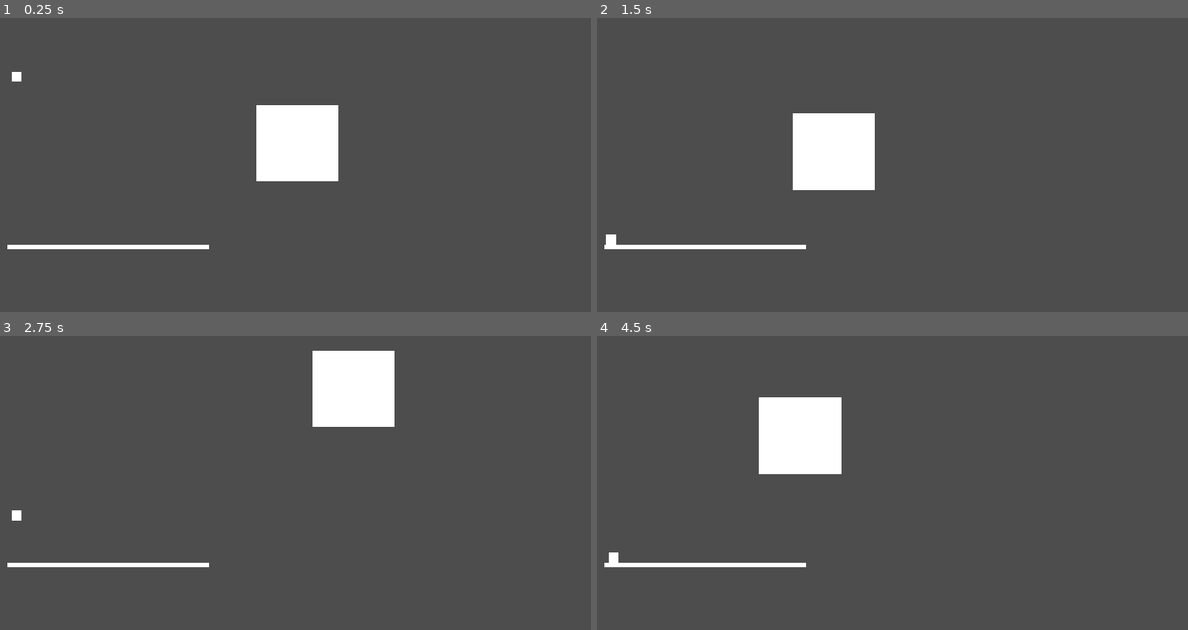
Above: before the commit, frames 1-4 (two rows, left to right).
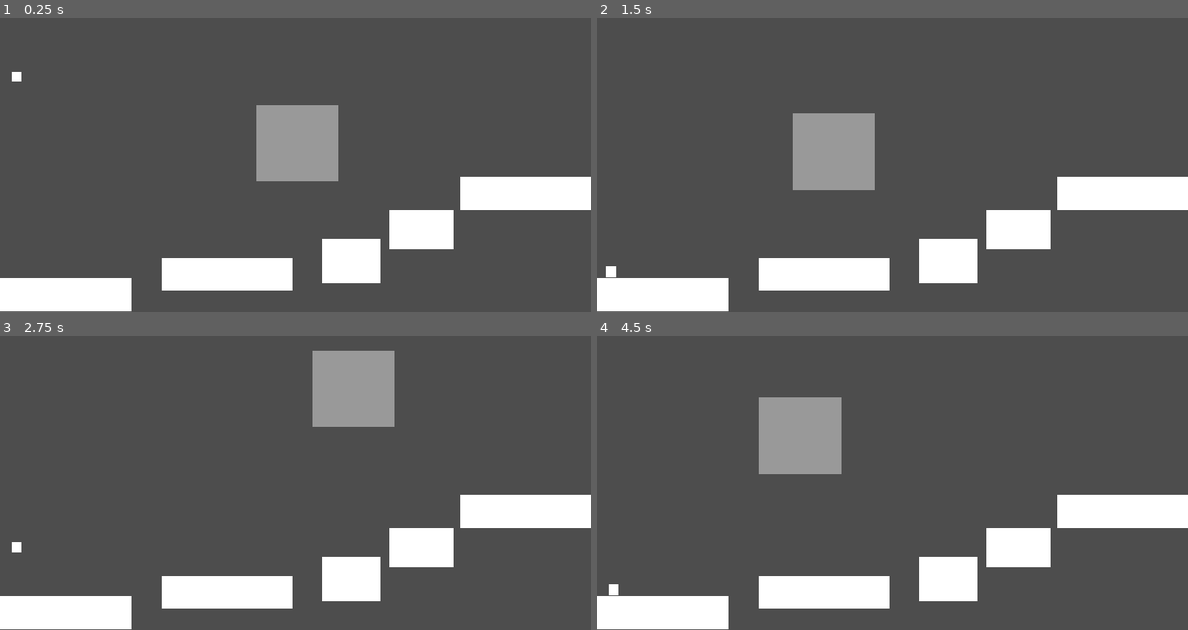
Above: after the commit, the same moments.

Repository: arrowira/dtj36
Game: Godot game, scene res://main.tscn
Same seed, same stepped clock (60 frames per second), same inputs: the game is played once before the commit and once after it.
Inputs (mouse positions are in pixels of both pictures, inside the frame that each line leads up to):
- Up to frame 1 (0.25 s): no input
- Up to frame 2 (1.5 s): move the mouse to (1022, 129) at 0.52 s; hold Up (up) from 0.53 s (still down); move the mouse to (774, 162) at 1.27 s; tap A (lt) at 1.35 s
- Up to frame 3 (2.75 s): move the mouse to (354, 391) at 2.02 s; release Up (up) at 2.03 s; tap D (rt) at 2.1 s; tap Up (up) at 2.3 s
- Up to frame 4 (4.5 s): move the mouse to (862, 530) at 2.77 s; hold Up (up) 2.78-4.28 s; move the mouse to (1069, 512) at 3.52 s; tap A (lt) at 3.6 s; move the mouse to (715, 415) at 4.27 s; tap D (rt) at 4.35 s

The runs differ from the first frame. In frame 1, 15% of the frame differs, in the area x 0-100%, y 29-100%; in frame 2, 15%; in frame 3, 15%; in frame 4, 15%, in the area x 0-100%, y 20-100%.

Commit message:
split platform and level-objs into subscenes

Diff:
--- /dev/null
+++ b/dtj-36-proj/level1.tscn
@@ -0,0 +1,22 @@
+[gd_scene load_steps=2 format=3 uid="uid://cwkw5g3he2aqk"]
+
+[ext_resource type="PackedScene" uid="uid://cxy4eho7vpplf" path="res://platform.tscn" id="1_jwv3a"]
+
+[node name="Node2D" type="Node2D"]
+
+[node name="platform" parent="." instance=ExtResource("1_jwv3a")]
+position = Vector2(1, 581)
+
+[node name="platform2" parent="." instance=ExtResource("1_jwv3a")]
+position = Vector2(314, 542)
+
+[node name="platform3" parent="." instance=ExtResource("1_jwv3a")]
+position = Vector2(627, 506)
+scale = Vector2(0.452, 1.344)
+
+[node name="platform5" parent="." instance=ExtResource("1_jwv3a")]
+position = Vector2(759, 450)
+scale = Vector2(0.48934978, 1.1956714)
+
+[node name="platform4" parent="." instance=ExtResource("1_jwv3a")]
+position = Vector2(898, 386)
--- a/dtj-36-proj/main.tscn
+++ b/dtj-36-proj/main.tscn
@@ -1,29 +1,16 @@
-[gd_scene load_steps=5 format=3 uid="uid://b1updismjircn"]
+[gd_scene load_steps=4 format=3 uid="uid://b1updismjircn"]
 
+[ext_resource type="PackedScene" uid="uid://cwkw5g3he2aqk" path="res://level1.tscn" id="1_h2yge"]
 [ext_resource type="PackedScene" uid="uid://5tqpows1qqfn" path="res://player.tscn" id="1_ig7tw"]
 [ext_resource type="PackedScene" uid="uid://v4ilviyh6btm" path="res://spot_light.tscn" id="2_0xm2m"]
 
-[sub_resource type="CanvasTexture" id="CanvasTexture_7dm0k"]
-
-[sub_resource type="RectangleShape2D" id="RectangleShape2D_ig7tw"]
-size = Vector2(396, 11)
-
 [node name="main" type="Node2D"]
 
-[node name="StaticBody2D" type="StaticBody2D" parent="."]
-position = Vector2(14, 518)
-
-[node name="Sprite2D" type="Sprite2D" parent="StaticBody2D"]
-position = Vector2(197.24998, 3.75)
-scale = Vector2(395.49997, 8.5)
-texture = SubResource("CanvasTexture_7dm0k")
-
-[node name="CollisionShape2D" type="CollisionShape2D" parent="StaticBody2D"]
-position = Vector2(197, 4.5)
-shape = SubResource("RectangleShape2D_ig7tw")
+[node name="level-objs" parent="." instance=ExtResource("1_h2yge")]
 
 [node name="player" parent="." instance=ExtResource("1_ig7tw")]
 position = Vector2(32, 132)
 
 [node name="spotLight" parent="." instance=ExtResource("2_0xm2m")]
+modulate = Color(1, 1, 1, 0.42745098)
 position = Vector2(585, 317)
--- /dev/null
+++ b/dtj-36-proj/platform.tscn
@@ -0,0 +1,17 @@
+[gd_scene load_steps=3 format=3 uid="uid://cxy4eho7vpplf"]
+
+[sub_resource type="CanvasTexture" id="CanvasTexture_7dm0k"]
+
+[sub_resource type="RectangleShape2D" id="RectangleShape2D_ig7tw"]
+size = Vector2(256.5, 66)
+
+[node name="platform" type="StaticBody2D"]
+
+[node name="Sprite2D" type="Sprite2D" parent="."]
+position = Vector2(128, 32)
+scale = Vector2(256, 64)
+texture = SubResource("CanvasTexture_7dm0k")
+
+[node name="CollisionShape2D" type="CollisionShape2D" parent="."]
+position = Vector2(127.75, 31)
+shape = SubResource("RectangleShape2D_ig7tw")
